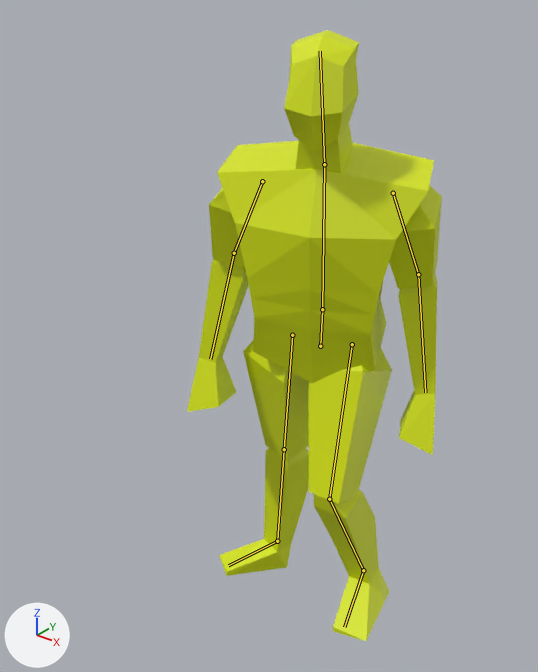
The Blender file Godot/Blender/Behold_A_Man/behold_a_man.blend: old version first, new version second.
One viewpoint serves both versions: a camera (50 mm lens) standing at (1.088, -1.607, 1.963) and looking at (-0.096, -0.127, 1.046). Lighting does not change. The marker at lower left points along +X, +Y and +Z. Both versions are drawn at frame 4 of the action 'step_right_loop'; the numbers are the values there. The bones that bend it are drawn over the model as lines.

In view in the first picture: 'BodyMesh'.
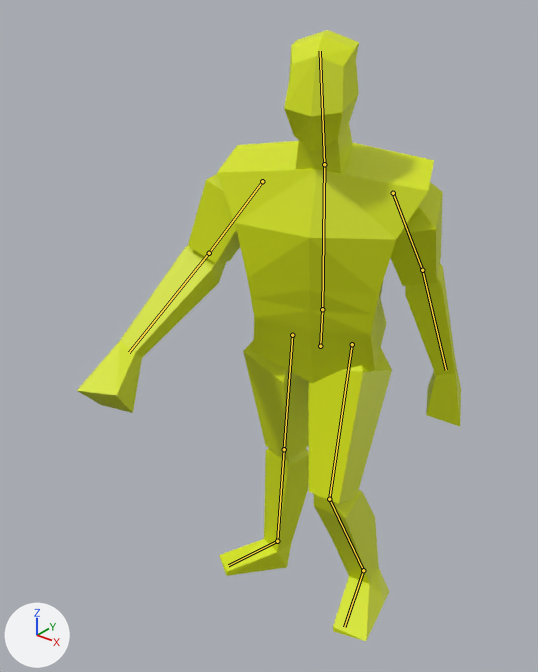
The edits, one by one:
Bone 'upperarm.l' (bone_upperarm_l) turns from (0, 0, -11) to (-5, 1, -9) degrees about its own x, y and z.
Bone 'lowerarm.l' (bone_lowerarm_l) turns from (0, 0, 0) to (-11, 2, 4) degrees about its own x, y and z.
Bone 'upperarm.r' (bone_upperarm_r) turns from (0, 0, 9) to (23, 14, 1) degrees about its own x, y and z.
Bone 'lowerarm.r' (bone_lowerarm_r) turns from (0, 0, 0) to (11, 2, -5) degrees about its own x, y and z.

Location of each change, [x1, y1, x2, y2] in pixels of the pictures (538 x 672 px):
'BodyMesh', posed (50% wider): before [187, 30, 442, 641]; after [77, 30, 461, 641]
bone 'upperarm.l', root to tip: before (393, 193) to (418, 274); after (393, 193) to (422, 270)
bone 'lowerarm.l', root to tip: before (418, 274) to (425, 392); after (422, 270) to (446, 370)
bone 'upperarm.r', root to tip: before (262, 181) to (234, 253); after (262, 181) to (209, 253)
bone 'lowerarm.r', root to tip: before (234, 253) to (210, 359); after (209, 253) to (129, 352)
